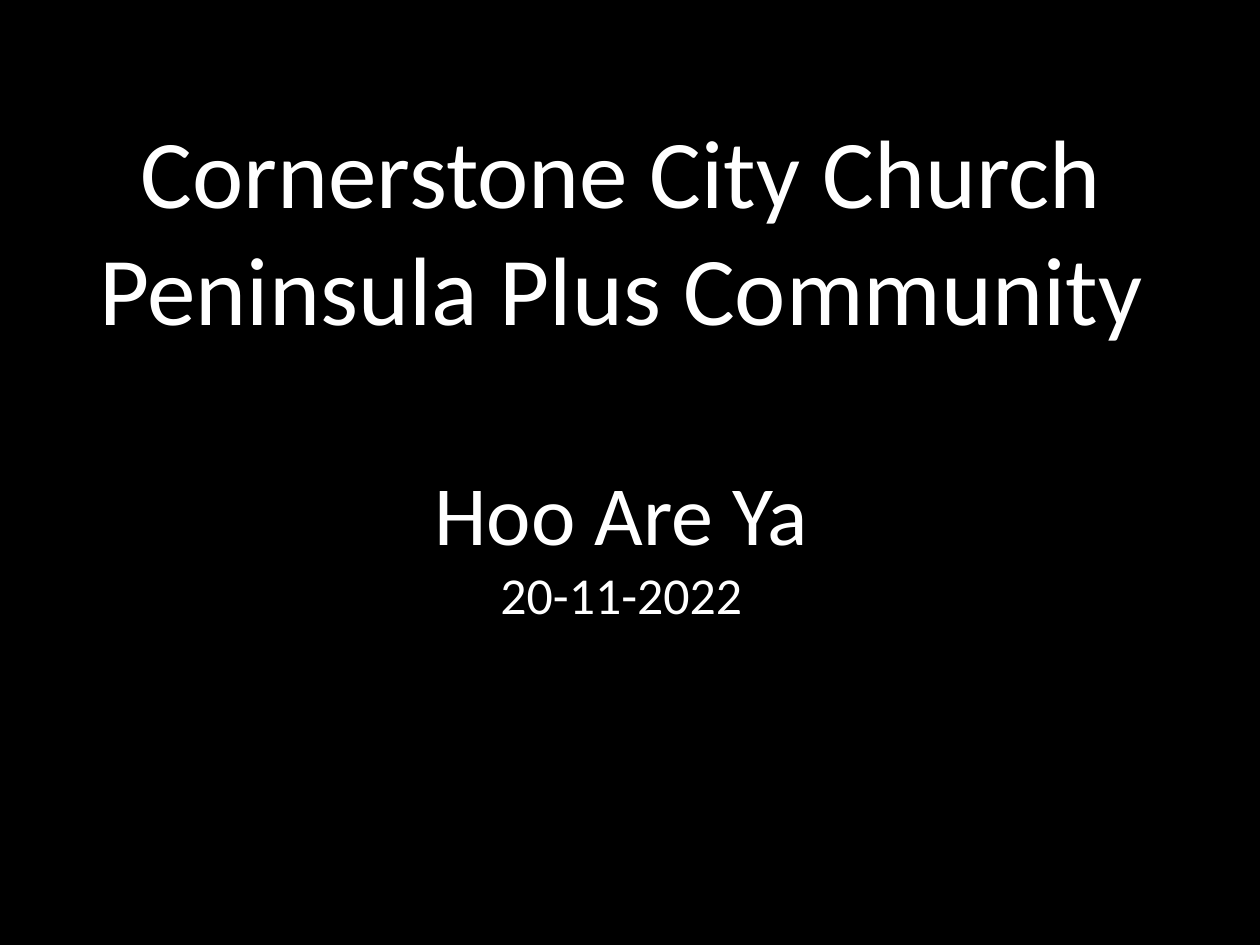
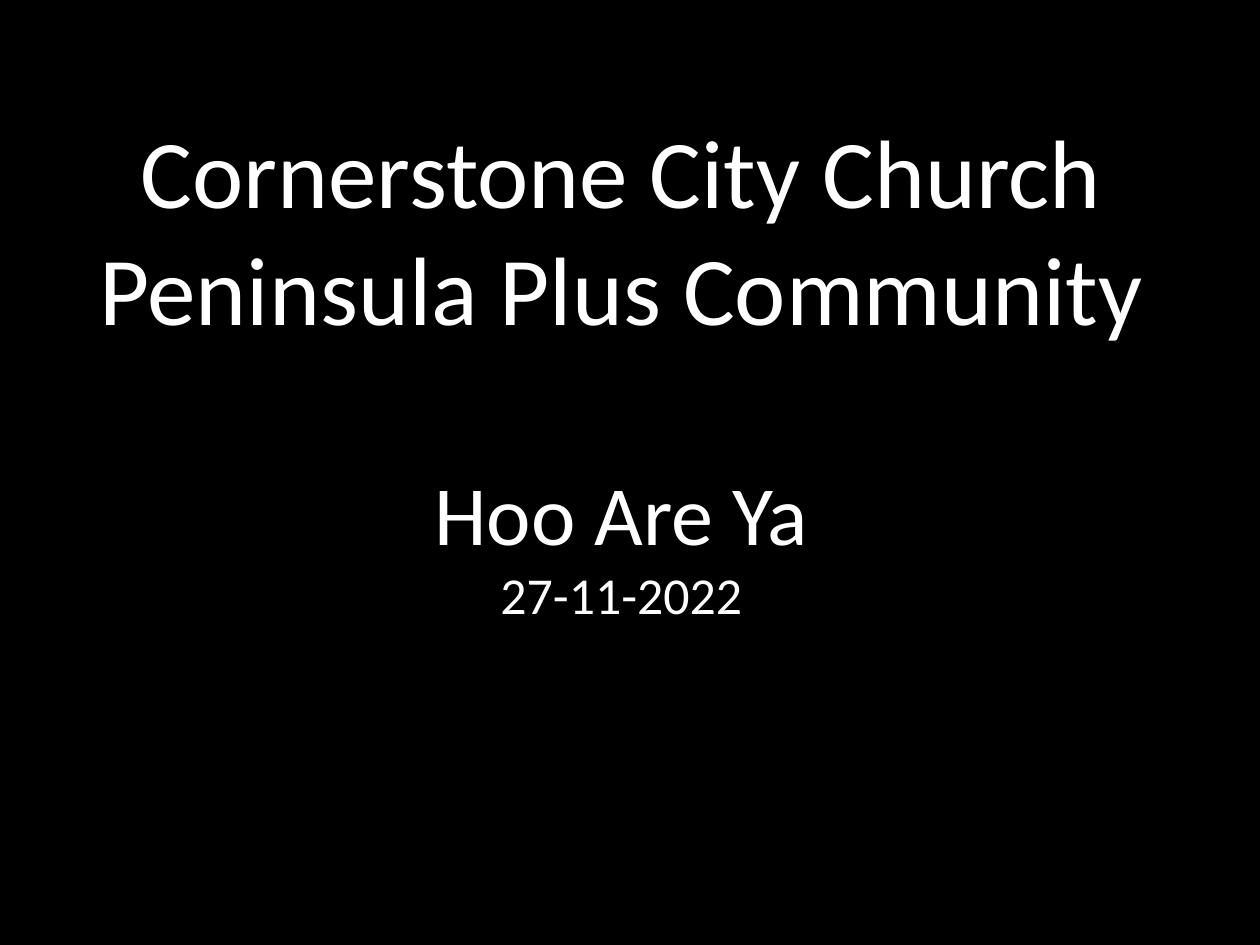
Before and after one commit to hoo-are-ya/worship, a slide deck: slide 1 of docs/songs_2022-11-27.pptx. Drawn at 1260x945 pixels with LibreOffice and Linux fonts; fonts in the diff are those of the drawing. Boxes give left, top, right and bottom in pixels: in the first picture for what was removed or moved away, otherwise in the second. Text is boxed around its words. In the diff, an @@ line names an element or a change of style, - is before the commit and + after.

```diff
--- a/docs/songs_2022-11-27.pptx
+++ b/docs/songs_2022-11-27.pptx
@@ text at bbox=[99, 140, 1142, 615]: text changed @@
-Cornerstone City Church
-Peninsula Plus Community
-Hoo Are Ya
-20-11-2022
+Cornerstone City Church
+Peninsula Plus Community
+Hoo Are Ya
+27-11-2022
```
Also in this commit, not shown: 6 other slides changed, 1 slide added, 13 slides removed, 1 other file.
